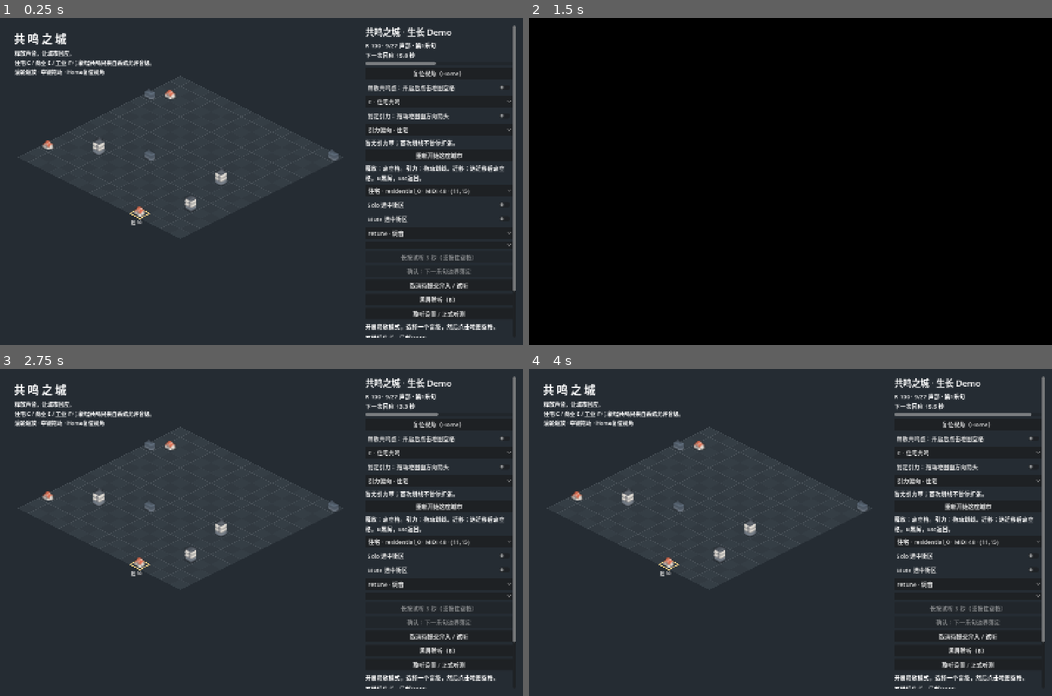
Above: before the commit, frames 1-4 (two rows, left to right).
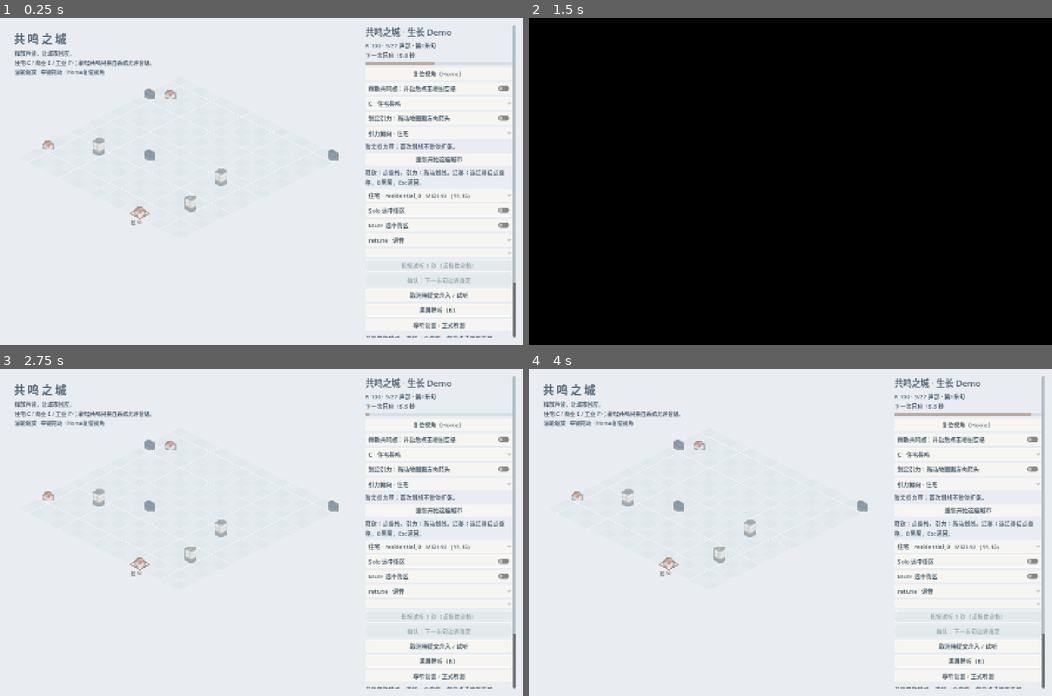
Above: after the commit, the same moments.

Repository: Lbwnb6969/resonance-city
Game: Godot game, scene res://scenes/p0_main.tscn
Two runs of this game, one before a commit and one after it. Both use one fixed random seed, a clock stepped at 60 frames per second and the inputs below.
Inputs (mouse positions are in pixels of both pictures, inside the frame that each line leads up to):
- Up to frame 1 (0.25 s): no input
- Up to frame 2 (1.5 s): click "复位视角（Home）" at 0.5 s; click "黑屏聆听（B）" at 1.25 s
- Up to frame 3 (2.75 s): tap Enter (ui_accept) at 2, 2.27, 2.57 s; move the mouse to (376, 516) at 2.02 s; hold Right (ui_right) from 2.03 s (still down); tap B at 2.1 s; click (376, 516) at 2.17 s
- Up to frame 4 (4 s): release Right (ui_right) at 2.75 s; click "重新开始这座城市" at 2.75 s; click "重新开始这座城市" at 3.5 s

The runs differ from the first frame. In frame 1, 100% of the frame differs, in the area x 0-100%, y 0-100%; in frame 2, nothing differs; in frame 3, 100%; in frame 4, 100%.

Commit message:
UI-004: soften the Demo palette, grid and controls with smooth camera motion

Diff:
--- a/scripts/ui/p0_main.gd
+++ b/scripts/ui/p0_main.gd
@@ -64,6 +64,7 @@
 	if "--performance-fixture=700" in OS.get_cmdline_user_args():
 		get_tree().change_scene_to_file.call_deferred("res://scenes/performance_fixture.tscn")
 		return
+	theme = _demo_theme()
 	var seed := RandomStreams.current_daily_seed()
 	var daily := true
 	for arg in OS.get_cmdline_user_args():
@@ -92,6 +93,38 @@
 	_rebuild_targets()
 	set_black_screen(black_screen)
 	print("P0_READY seed=%s districts=%d" % [generation["seed"],model.session.city.size()])
+
+func _demo_theme() -> Theme:
+	var result := Theme.new()
+	result.default_font_size = 16
+	for kind in ["Label","Button","OptionButton","CheckButton"]:
+		result.set_color("font_color",kind,Color("526473"))
+		result.set_color("font_hover_color",kind,Color("40586b"))
+		result.set_color("font_pressed_color",kind,Color("40586b"))
+		result.set_color("font_disabled_color",kind,Color("9eabb4"))
+	for state in ["normal","hover","pressed","disabled"]:
+		var box := StyleBoxFlat.new()
+		box.bg_color = Color("f6f5f1") if state == "normal" else (Color("efe2d4") if state in ["hover","pressed"] else Color("e4e9ec"))
+		box.border_color = Color(1.0,1.0,1.0,0.7)
+		box.set_border_width_all(1)
+		box.set_corner_radius_all(6)
+		box.content_margin_left = 9
+		box.content_margin_right = 9
+		box.content_margin_top = 5
+		box.content_margin_bottom = 5
+		result.set_stylebox(state,"Button",box)
+		result.set_stylebox(state,"OptionButton",box)
+	for state in ["background","fill"]:
+		var box := StyleBoxFlat.new()
+		box.bg_color = Color("d6dfe5") if state == "background" else Color("bca99a")
+		box.set_corner_radius_all(3)
+		result.set_stylebox(state,"ProgressBar",box)
+	for state in ["grabber","grabber_highlight","grabber_pressed"]:
+		var box := StyleBoxFlat.new()
+		box.bg_color = Color("b6c3cb")
+		box.set_corner_radius_all(3)
+		result.set_stylebox(state,"VScrollBar",box)
+	return result
 
 func _label(text: String, node_name: String) -> Label:
 	var label := Label.new()
@@ -230,7 +263,7 @@
 	prediction = _label("选择方案并长按试听，查看同一副本的收益与代价。","Prediction")
 
 func _build_city_view() -> void:
-	$Background.color = Color("252c33")
+	$Background.color = Color("e9edf2")
 	panel.anchor_left = 0.69
 	panel.offset_left = 12
 	panel.offset_top = 20
@@ -257,7 +290,7 @@
 	city_view.draft_requested.connect(_submit_draft)
 	var header := ColorRect.new()
 	header.name = "MapHeader"
-	header.color = Color("252c33")
+	header.color = Color("e9edf2")
 	header.anchor_right = 1.0
 	header.offset_bottom = float(Values.load_values()["camera"]["header_height"])
 	header.mouse_filter = Control.MOUSE_FILTER_IGNORE
@@ -458,7 +491,7 @@
 	black_screen = enabled
 	panel.visible = not enabled
 	if is_instance_valid(city_view): city_view.visible = not enabled
-	$Background.color = Color.BLACK if enabled else Color("252c33")
+	$Background.color = Color.BLACK if enabled else Color("e9edf2")
 	Input.mouse_mode = Input.MOUSE_MODE_HIDDEN if enabled else Input.MOUSE_MODE_VISIBLE
 
 func _input(event: InputEvent) -> void:
--- a/scripts/visual/city_demo_view.gd
+++ b/scripts/visual/city_demo_view.gd
@@ -22,6 +22,14 @@
 var forms: Dictionary = {}
 var appearance: Dictionary = {}
 var view_zoom := 1.0
+var zoom_from := 1.0
+var zoom_target := 1.0
+var zoom_pivot := Vector2.ZERO
+var zoom_world := Vector2.ZERO
+var pan_from := Vector2.ZERO
+var camera_age := 1.0
+var camera_resetting := false
+var base_scales: Dictionary = {}
 var view_pan := Vector2.ZERO
 var pan_active := false
 var camera_cfg: Dictionary
@@ -37,7 +45,7 @@
 	view_zoom = float(camera_cfg["default_zoom"])
 	clip_contents = true
 	focus_mode = Control.FOCUS_ALL
-	var manifest: Dictionary = JSON.parse_string(FileAccess.get_file_as_string("res://资源/P0城市/manifest.json"))
+	var manifest: Dictionary = JSON.parse_string(FileAccess.get_file_as_string("res://资源/Demo城市/manifest.json"))
 	for entry in manifest["entries"]:
 		entries[entry["id"]] = entry
 		if entry["category"] in ["residential","commercial","industrial"]:
@@ -55,7 +63,7 @@
 	for y in range(48):
 		for x in range(48):
 			var distance := Vector2(x-23.5,y-23.5).length()/23.5
-			image.set_pixel(x,y,Color(1.0,0.85,0.5,pow(maxf(0.0,1.0-distance),2)))
+			image.set_pixel(x,y,Color(0.85,0.7,0.46,pow(maxf(0.0,1.0-distance),2)*0.7))
 	point_texture = ImageTexture.create_from_image(image)
 	mouse_filter = Control.MOUSE_FILTER_STOP
 
@@ -70,19 +78,31 @@
 	return Vector2i(roundi((p.x/float(cfg["tile_half_width"])+p.y/float(cfg["tile_half_height"]))*0.5),roundi((p.y/float(cfg["tile_half_height"])-p.x/float(cfg["tile_half_width"]))*0.5))
 
 func zoom_at(position: Vector2, requested: float) -> void:
-	var local := (position-_view_origin())/view_zoom
-	var next := clampf(requested,float(camera_cfg["minimum_zoom"]),float(camera_cfg["maximum_zoom"]))
-	view_pan = position-Vector2(size.x*0.5,float(camera_cfg["origin_y"]))-local*next
-	view_zoom = next
-	appearance.clear()
-	queue_redraw()
+	zoom_from = view_zoom
+	zoom_target = clampf(requested,float(camera_cfg["minimum_zoom"]),float(camera_cfg["maximum_zoom"]))
+	zoom_pivot = position
+	zoom_world = (position-_view_origin())/view_zoom
+	camera_age = 0.0
+	camera_resetting = false
 
 func reset_view() -> void:
-	view_zoom = float(camera_cfg["default_zoom"])
-	view_pan = Vector2.ZERO
+	zoom_from = view_zoom
+	zoom_target = float(camera_cfg["default_zoom"])
+	pan_from = view_pan
 	pan_active = false
-	appearance.clear()
-	queue_redraw()
+	camera_age = 0.0
+	camera_resetting = true
+
+func _sample_camera(delta: float) -> void:
+	var duration := float(camera_cfg["smooth_seconds"])
+	if camera_age >= duration: return
+	camera_age = minf(camera_age+delta,duration)
+	var t := 1.0-pow(1.0-camera_age/duration,3.0)
+	view_zoom = lerpf(zoom_from,zoom_target,t)
+	if camera_resetting:
+		view_pan = pan_from.lerp(Vector2.ZERO,t)
+	else:
+		view_pan = zoom_pivot-Vector2(size.x*0.5,float(camera_cfg["origin_y"]))-zoom_world*view_zoom
 
 func _gui_input(event: InputEvent) -> void:
 	if event is InputEventMouseMotion:
@@ -95,6 +115,9 @@
 	if event is InputEventMouseButton:
 		if event.button_index == MOUSE_BUTTON_MIDDLE:
 			pan_active = event.pressed and event.position.y >= float(camera_cfg["header_height"])
+			if pan_active:
+				camera_age = float(camera_cfg["smooth_seconds"])
+				zoom_target = view_zoom
 			accept_event()
 			return
 		if event.button_index == MOUSE_BUTTON_LEFT and not event.pressed and draft_start.x >= 0:
@@ -107,7 +130,7 @@
 		if event.position.y < float(camera_cfg["header_height"]): return
 		if event.pressed and event.button_index in [MOUSE_BUTTON_WHEEL_UP,MOUSE_BUTTON_WHEEL_DOWN]:
 			var factor := float(camera_cfg["wheel_multiplier"])
-			zoom_at(event.position,view_zoom*(factor if event.button_index == MOUSE_BUTTON_WHEEL_UP else 1.0/factor))
+			zoom_at(event.position,zoom_target*(factor if event.button_index == MOUSE_BUTTON_WHEEL_UP else 1.0/factor))
 			accept_event()
 			return
 	if event is InputEventMouseButton and event.pressed and event.button_index == MOUSE_BUTTON_LEFT:
@@ -165,23 +188,23 @@
 			var cell := Vector2i(x,y)
 			var center := point(cell)
 			var vertices := PackedVector2Array([center+Vector2(-half.x,0),center+Vector2(0,-half.y),center+Vector2(half.x,0),center+Vector2(0,half.y)])
-			var color := Color("353e45") if (x+y)%2 == 0 else Color("323a41")
+			var color := Color("e1e8ec") if (x+y)%2 == 0 else Color("e4eaee")
 			if occupied.has(cell) and not str(occupied[cell].get("anchor_id","")).is_empty():
-				color = Color("555a51") if occupied[cell]["type"] == "residential" else Color("4f5960")
-				if occupied[cell].get("is_anchor",false): color = Color("757361")
-			if cell == hover_cell: color = Color("54655e")
-			if cell == preview_cell: color = Color("8b7149")
+				color = Color("dde2d6") if occupied[cell]["type"] == "residential" else Color("d8e3e7")
+				if occupied[cell].get("is_anchor",false): color = Color("e8ddc3")
+			if cell == hover_cell: color = Color("d3e0df")
+			if cell == preview_cell: color = Color("e8d4bb")
 			draw_colored_polygon(vertices,color)
-			draw_polyline(PackedVector2Array([vertices[0],vertices[1],vertices[2],vertices[3],vertices[0]]),Color("495158"),0.6,true)
+			draw_polyline(PackedVector2Array([vertices[0],vertices[1],vertices[2],vertices[3],vertices[0]]),Color(1.0,1.0,1.0,0.38),0.6,true)
 	if session == null: return
 	if not session.gravity_band.is_empty():
 		var band: Dictionary = session.gravity_band
 		_draw_band(Vector2i(band["start"][0],band["start"][1]),Vector2i(band["end"][0],band["end"][1]),Color("93ba9e") if band["bias"] == "residential" else Color("83b0c6"))
 	if session.pending.get("verb","") == "draft":
 		var band: Dictionary = session.pending
-		_draw_band(Vector2i(band["start"][0],band["start"][1]),Vector2i(band["end"][0],band["end"][1]),Color("ffd98a"))
+		_draw_band(Vector2i(band["start"][0],band["start"][1]),Vector2i(band["end"][0],band["end"][1]),Color("ba9673"))
 	if draft_start.x >= 0 and hover_cell.x >= 0 and hover_cell.y >= 0 and hover_cell.x < 16 and hover_cell.y < 16:
-		_draw_band(draft_start,hover_cell,Color("ffd98a"))
+		_draw_band(draft_start,hover_cell,Color("ba9673"))
 	var estate_forms: Dictionary = {}
 	var rank := {"胚":0,"群":1,"腔":2,"央":3}
 	for d in session.city:
@@ -196,7 +219,7 @@
 		for direction in [Vector2i.RIGHT,Vector2i.DOWN]:
 			var neighbor: Vector2i = cell+direction
 			if occupied.has(neighbor) and occupied[neighbor].get("anchor_id","") == family:
-				draw_line(point(cell),point(neighbor),Color("aaa592"),3.0*view_zoom,true)
+				draw_line(point(cell),point(neighbor),Color("f5f0e6"),3.0*view_zoom,true)
 	# Highlight the estate perimeter once instead of drawing a ring around every house.
 	var edge_directions := [Vector2i.LEFT,Vector2i.UP,Vector2i.RIGHT,Vector2i.DOWN]
 	var edge_vertices := [Vector2(-half.x,0),Vector2(0,-half.y),Vector2(half.x,0),Vector2(0,half.y)]
@@ -205,7 +228,7 @@
 		var estate_form: String = estate_forms.get(family,"胚")
 		if family.is_empty() or estate_form == "胚": continue
 		var cell := Schema.cell(d)
-		var color := Color("7fb8c3") if estate_form == "腔" else (Color("ffd98a") if estate_form == "央" else Color("aaa592"))
+		var color := Color("88aab1") if estate_form == "腔" else (Color("ba9673") if estate_form == "央" else Color("f5f0e6"))
 		for i in range(4):
 			var neighbor: Vector2i = cell+edge_directions[i]
 			if not occupied.has(neighbor) or occupied[neighbor].get("anchor_id","") != family:
@@ -213,12 +236,13 @@
 	for d in session.city:
 		var center := point(Schema.cell(d))
 		if d["district_id"] == selected_id:
-			draw_polyline(PackedVector2Array([center+Vector2(-half.x,0),center+Vector2(0,-half.y),center+Vector2(half.x,0),center+Vector2(0,half.y),center+Vector2(-half.x,0)]),Color("ffd98a"),2.5,true)
+			draw_polyline(PackedVector2Array([center+Vector2(-half.x,0),center+Vector2(0,-half.y),center+Vector2(half.x,0),center+Vector2(0,half.y),center+Vector2(-half.x,0)]),Color("ba9673"),2.5,true)
 		if d.get("is_anchor",false):
-			draw_arc(center,11*view_zoom,0,TAU,32,Color("ffd98a"),1.5,true)
-
-func _process(_delta: float) -> void:
+			draw_arc(center,11*view_zoom,0,TAU,32,Color("ba9673"),1.5,true)
+
+func _process(delta: float) -> void:
 	if session == null or buildings == null: return
+	_sample_camera(delta)
 	if pan_active and not Input.is_mouse_button_pressed(MOUSE_BUTTON_MIDDLE): pan_active = false
 	var clock := get_node("/root/AudioClock")
 	var audible := float(clock.renderer.transport.audible_frame)
@@ -238,8 +262,9 @@
 			var label := Label.new()
 			label.mouse_filter = Control.MOUSE_FILTER_IGNORE
 			label.add_theme_font_size_override("font_size",12)
-			label.add_theme_color_override("font_outline_color",Color("22272d"))
-			label.add_theme_constant_override("outline_size",4)
+			label.add_theme_color_override("font_outline_color",Color("f5f1e9"))
+			label.add_theme_color_override("font_color",Color("536d78"))
+			label.add_theme_constant_override("outline_size",3)
 			label_layer.add_child(label)
 			labels[id] = label
 			if not events.has(id):
@@ -253,7 +278,7 @@
 			if d.get("is_anchor",false):
 				sprite.texture = point_texture
 				sprite.offset = Vector2(-24,-24)
-				sprite.scale = Vector2.ONE*view_zoom
+				base_scales[id] = Vector2.ONE
 			else:
 				var candidates: Array = by_type[d["type"]]
 				var index := 0 if form == "胚" else (1 if form == "群" else 2)
@@ -270,11 +295,12 @@
 				var pixels_per_world := 2048.0*2048.0/(camera_span*maxf(float(crop[2]),float(crop[3])))
 				var fit := float(cfg["plot_coverage"])/maxf(float(bounds[0]),float(bounds[2]))
 				var world_to_screen := float(cfg["tile_half_width"])*sqrt(2.0)
-				sprite.scale = Vector2.ONE*world_to_screen*fit*view_zoom/pixels_per_world
+				base_scales[id] = Vector2.ONE*world_to_screen*fit/pixels_per_world
 				sprite.set_meta("asset_id",entry["id"])
 		if events.has(id) and event_seen.get(id,-1) != events[id]["frame"]:
 			event_seen[id] = events[id]["frame"]
 			sprites[id].begin_at(int(events[id]["frame"]))
+		sprites[id].scale = base_scales[id]*view_zoom
 		sprites[id].position = point(Schema.cell(d))
 		sprites[id].modulate = Color(1.0-gray*0.35,1.0-gray*0.35,1.0-gray*0.25,0.45 if clock.renderer.transport.audible_frame < int(session.silent_until.get(id,0)) else 1.0)
 		var label: Label = labels[id]
--- a/tests/growth_demo_smoke.gd
+++ b/tests/growth_demo_smoke.gd
@@ -46,6 +46,7 @@
 			wheel.button_index = MOUSE_BUTTON_WHEEL_UP
 			wheel.pressed = true
 			view._gui_input(wheel)
+		await create_timer(float(view.camera_cfg["smooth_seconds"])+0.05).timeout
 		assert(view.view_zoom > 2.0 and view.cell_at(cursor) == chosen)
 		var middle := InputEventMouseButton.new()
 		middle.button_index = MOUSE_BUTTON_MIDDLE
@@ -79,6 +80,7 @@
 			await RenderingServer.frame_post_draw
 			get_root().get_texture().get_image().save_png("res://验证记录/Demo/镜头推近.png")
 		main.controls.get_node("ResetView").pressed.emit()
+		await create_timer(float(view.camera_cfg["smooth_seconds"])+0.05).timeout
 		assert(view.view_zoom == 1.0 and view.view_pan == Vector2.ZERO)
 		assert(view.cell_at(view.point(chosen)) == chosen and main.model.session.city == before)
 		print("DEMO_CAMERA PASS wheel_anchor + pan + clicked_building + reset + unchanged_city")
@@ -105,6 +107,7 @@
 		assert(main.model.session.draft_pause_until == at+main.clock.renderer.transport.phrase_frame(1))
 		if DisplayServer.get_name() != "headless":
 			main.city_view.zoom_at(main.city_view.point(chosen),1.8)
+			await create_timer(float(main.city_view.camera_cfg["smooth_seconds"])+0.05).timeout
 			await process_frame
 			await RenderingServer.frame_post_draw
 			get_root().get_texture().get_image().save_png("res://验证记录/Demo/引力带.png")
@@ -116,6 +119,7 @@
 		assert(main.model.session.city.size() == count+1)
 		assert(main.model.synth.routing.size() == main.model.session.city.size())
 		main.city_view.reset_view()
+		await create_timer(float(main.city_view.camera_cfg["smooth_seconds"])+0.05).timeout
 		print("DEMO_DRAFT PASS actual_drag + boundary_commit + redraw_one_phrase + resumed_routes")
 	main.set_black_screen(true)
 	assert(not main.city_view.visible and not main.panel.visible)
--- a/数据/spec_values.json
+++ b/数据/spec_values.json
@@ -420,13 +420,14 @@
     "maximum_zoom": 2.8,
     "wheel_multiplier": 1.15,
     "header_height": 156.0,
-    "origin_y": 174.0
+    "origin_y": 174.0,
+    "smooth_seconds": 0.7
   },
   "sources": {
     "spec.audio.md": "d64268ff1e77ead40288c02cb446d0b28fa7df71635871dfb6b9e08e1fe9082d",
     "spec.city.md": "e9f38737f2c8a0fb0eea92b03fb76ac535a6d0e40e06cb0b5cf906fd3cc68d07",
     "spec.harmony.md": "271229aac6b30d27bd6588c0f44564dd2dc3aae8328ab4ab1b0d67230435dff2",
     "spec.proposal.md": "e36ae7db6a24f5e066c5686336b3b8d5a6c115657a84191ea8a2324091073166",
-    "spec.ui.md": "7897d3dc33757a9003485b7af1c7bcaf7bffb0347653bc8fc5146ba4ba82b968"
+    "spec.ui.md": "ed80040a4a8228106e0e6f5865b2d52739a243071282ee089bd6d779834301d2"
   }
 }
--- /dev/null
+++ b/资产/03_入库/Demo城市/palette.json
@@ -0,0 +1,122 @@
+[
+  {
+    "slot": 0,
+    "name": "墙",
+    "hex": "#F4EEE8"
+  },
+  {
+    "slot": 1,
+    "name": "陶土屋顶",
+    "hex": "#C79083"
+  },
+  {
+    "slot": 2,
+    "name": "工业灰蓝",
+    "hex": "#9EADB8"
+  },
+  {
+    "slot": 3,
+    "name": "叶绿",
+    "hex": "#A0B9A0"
+  },
+  {
+    "slot": 4,
+    "name": "暖窗",
+    "hex": "#EBD6A9"
+  },
+  {
+    "slot": 5,
+    "name": "墙阴影",
+    "hex": "#DED6CD"
+  },
+  {
+    "slot": 6,
+    "name": "砖红",
+    "hex": "#B48279"
+  },
+  {
+    "slot": 7,
+    "name": "路面",
+    "hex": "#BBC3C8"
+  },
+  {
+    "slot": 8,
+    "name": "钢灰",
+    "hex": "#A5AFB5"
+  },
+  {
+    "slot": 9,
+    "name": "混凝土",
+    "hex": "#CFD3D3"
+  },
+  {
+    "slot": 10,
+    "name": "沙土",
+    "hex": "#DECBB1"
+  },
+  {
+    "slot": 11,
+    "name": "屋顶暗部",
+    "hex": "#A67672"
+  },
+  {
+    "slot": 12,
+    "name": "木材",
+    "hex": "#B8A494"
+  },
+  {
+    "slot": 13,
+    "name": "深缝",
+    "hex": "#7F8D98"
+  },
+  {
+    "slot": 14,
+    "name": "深钢灰",
+    "hex": "#8395A5"
+  },
+  {
+    "slot": 15,
+    "name": "石板",
+    "hex": "#A7B3BE"
+  },
+  {
+    "slot": 16,
+    "name": "浅石板",
+    "hex": "#CED7DC"
+  },
+  {
+    "slot": 17,
+    "name": "深叶",
+    "hex": "#809D8B"
+  },
+  {
+    "slot": 18,
+    "name": "土壤",
+    "hex": "#C2B19C"
+  },
+  {
+    "slot": 19,
+    "name": "暖粉墙",
+    "hex": "#DCC5BD"
+  },
+  {
+    "slot": 20,
+    "name": "草地",
+    "hex": "#C4D2BE"
+  },
+  {
+    "slot": 21,
+    "name": "淡蓝",
+    "hex": "#BDD0D6"
+  },
+  {
+    "slot": 22,
+    "name": "薰衣草",
+    "hex": "#BFB5C7"
+  },
+  {
+    "slot": 23,
+    "name": "暖白亮部",
+    "hex": "#FAF4EB"
+  }
+]
--- /dev/null
+++ b/资源/Demo城市/palette.json
@@ -0,0 +1,122 @@
+[
+  {
+    "slot": 0,
+    "name": "墙",
+    "hex": "#F4EEE8"
+  },
+  {
+    "slot": 1,
+    "name": "陶土屋顶",
+    "hex": "#C79083"
+  },
+  {
+    "slot": 2,
+    "name": "工业灰蓝",
+    "hex": "#9EADB8"
+  },
+  {
+    "slot": 3,
+    "name": "叶绿",
+    "hex": "#A0B9A0"
+  },
+  {
+    "slot": 4,
+    "name": "暖窗",
+    "hex": "#EBD6A9"
+  },
+  {
+    "slot": 5,
+    "name": "墙阴影",
+    "hex": "#DED6CD"
+  },
+  {
+    "slot": 6,
+    "name": "砖红",
+    "hex": "#B48279"
+  },
+  {
+    "slot": 7,
+    "name": "路面",
+    "hex": "#BBC3C8"
+  },
+  {
+    "slot": 8,
+    "name": "钢灰",
+    "hex": "#A5AFB5"
+  },
+  {
+    "slot": 9,
+    "name": "混凝土",
+    "hex": "#CFD3D3"
+  },
+  {
+    "slot": 10,
+    "name": "沙土",
+    "hex": "#DECBB1"
+  },
+  {
+    "slot": 11,
+    "name": "屋顶暗部",
+    "hex": "#A67672"
+  },
+  {
+    "slot": 12,
+    "name": "木材",
+    "hex": "#B8A494"
+  },
+  {
+    "slot": 13,
+    "name": "深缝",
+    "hex": "#7F8D98"
+  },
+  {
+    "slot": 14,
+    "name": "深钢灰",
+    "hex": "#8395A5"
+  },
+  {
+    "slot": 15,
+    "name": "石板",
+    "hex": "#A7B3BE"
+  },
+  {
+    "slot": 16,
+    "name": "浅石板",
+    "hex": "#CED7DC"
+  },
+  {
+    "slot": 17,
+    "name": "深叶",
+    "hex": "#809D8B"
+  },
+  {
+    "slot": 18,
+    "name": "土壤",
+    "hex": "#C2B19C"
+  },
+  {
+    "slot": 19,
+    "name": "暖粉墙",
+    "hex": "#DCC5BD"
+  },
+  {
+    "slot": 20,
+    "name": "草地",
+    "hex": "#C4D2BE"
+  },
+  {
+    "slot": 21,
+    "name": "淡蓝",
+    "hex": "#BDD0D6"
+  },
+  {
+    "slot": 22,
+    "name": "薰衣草",
+    "hex": "#BFB5C7"
+  },
+  {
+    "slot": 23,
+    "name": "暖白亮部",
+    "hex": "#FAF4EB"
+  }
+]
Not shown, added: 资产/03_入库/Demo城市/manifest.json
Binary file added: 资产/03_入库/Demo城市/整图/commercial_building_a_01_base.png
Binary file added: 资产/03_入库/Demo城市/整图/commercial_building_b_02_base.png
Binary file added: 资产/03_入库/Demo城市/整图/commercial_building_c_03_base.png
Binary file added: 资产/03_入库/Demo城市/整图/industrial_building_a_01_base.png
Binary file added: 资产/03_入库/Demo城市/整图/industrial_building_b_02_base.png
Binary file added: 资产/03_入库/Demo城市/整图/industrial_building_c_03_base.png
Binary file added: 资产/03_入库/Demo城市/整图/residential_building_type_a_01_base.png
Binary file added: 资产/03_入库/Demo城市/整图/residential_building_type_b_02_base.png
Binary file added: 资产/03_入库/Demo城市/整图/residential_building_type_c_03_base.png
Not shown, added: 资源/Demo城市/manifest.json
Binary file added: 资源/Demo城市/整图/commercial_building_a_01_base.png
(and 31 more such lines)
